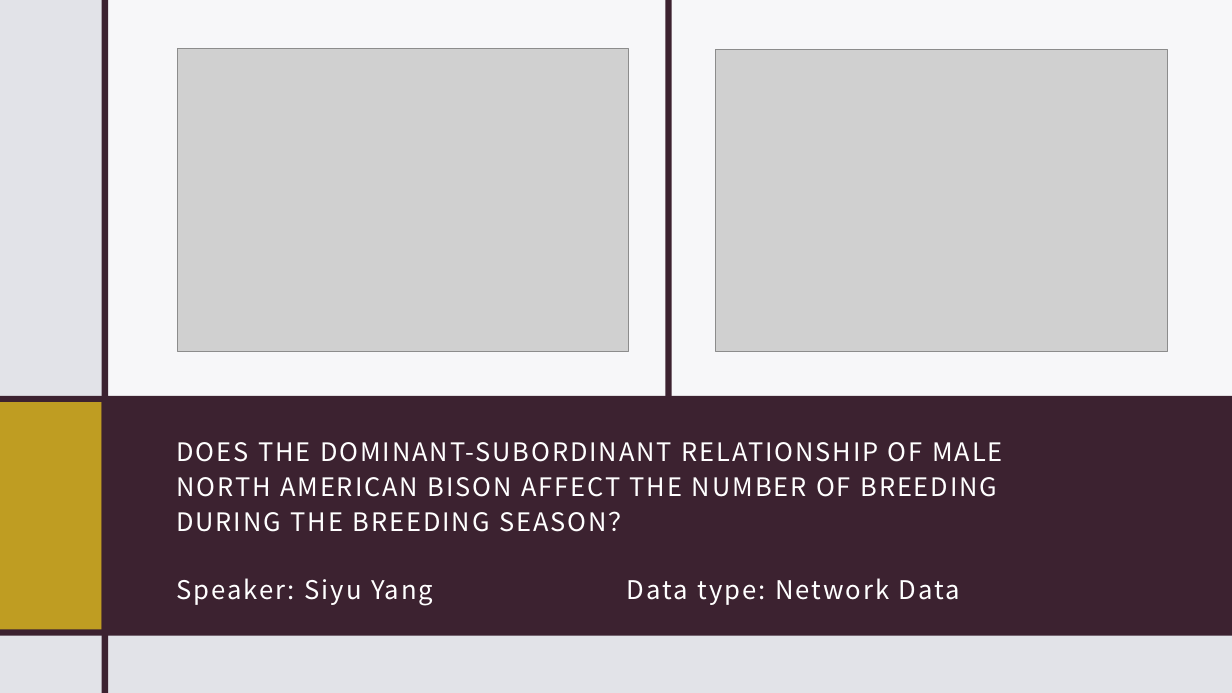
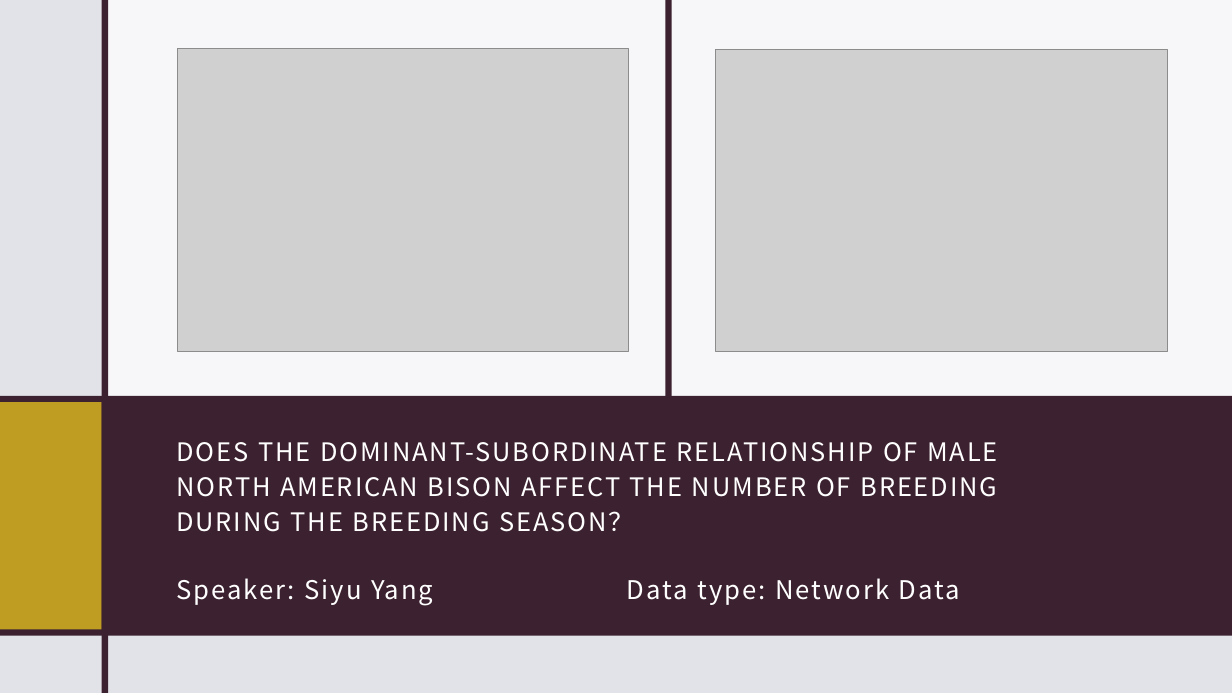
Before and after one commit to VUDataSci/data-presentation-FrankYang7777, a slide deck: slide 1 of Bison_Presentation.pptx. Drawn at 1232x693 pixels with LibreOffice and Linux fonts; fonts in the diff are those of the drawing; grey boxes stand for pictures. Boxes give left, top, right and bottom in pixels: in the first picture for what was removed or moved away, otherwise in the second. Text is boxed around its words. In the diff, an @@ line names an element or a change of style, - is before the commit and + after.

```diff
--- a/Bison_Presentation.pptx
+++ b/Bison_Presentation.pptx
@@ title at bbox=[176, 442, 998, 532]: text changed @@
-DOES THE DOMINANT-SUBORDINANT RELATIONSHIP OF MALE NORTH AMERICAN BISON AFFECT THE NUMBER OF BREEDING DURING THE BREEDING SEASON？
+DOES THE DOMINANT-SUBORDINATE RELATIONSHIP OF MALE NORTH AMERICAN BISON AFFECT THE NUMBER OF BREEDING DURING THE BREEDING SEASON？
```
Also in this commit, not shown: 2 other slides changed, 1 other file.
